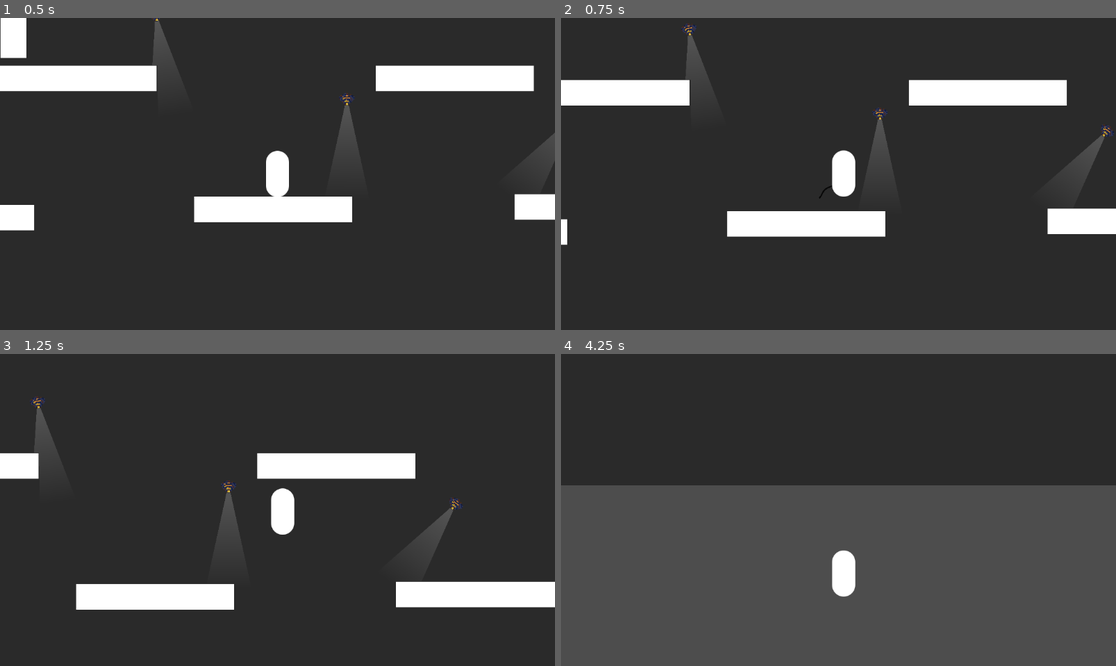
Above: before the commit, frames 1-4 (two rows, left to right).
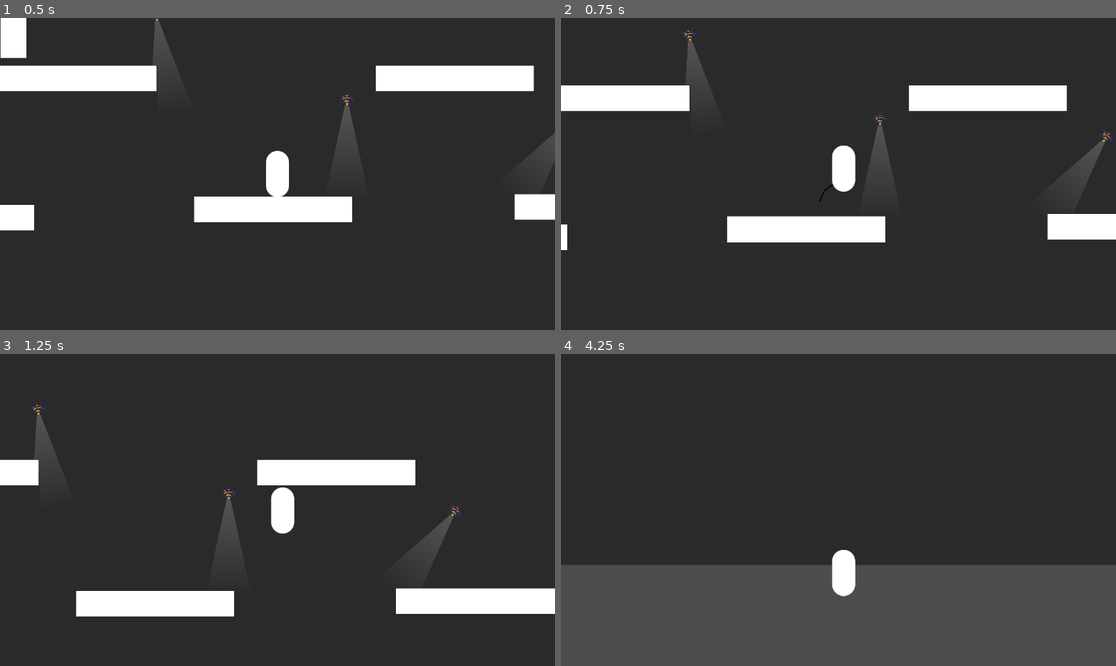
Above: after the commit, the same moments.

Repository: cookiemonsternz/SLIFT-Public
Game: Godot game, scene res://scenes/test.tscn
The game is run twice, just before and just after one commit, with the same random seed, the same clock (stepped at 60 frames per second) and the same inputs.
Inputs (mouse positions are in pixels of both pictures, inside the frame that each line leads up to):
- Up to frame 1 (0.5 s): no input
- Up to frame 2 (0.75 s): tap Enter at 0.5 s; move the mouse to (960, 158) at 0.52 s; hold D (move_right) from 0.53 s (still down); tap Space (jump) at 0.6 s; click (960, 158) at 0.67 s
- Up to frame 3 (1.25 s): keep holding D (move_right); tap Space (jump) at 0.77, 1.07 s
- Up to frame 4 (4.25 s): move the mouse to (727, 525) at 1.27 s; click (727, 525) at 1.35 s; tap Space (jump) at 1.52, 1.55, 1.82, 2.3, 3.02, 3.05, 3.32, 3.6, 3.77, 4.07 s; move the mouse to (894, 441) at 2.02 s; release D (move_right) at 2.03 s; hold A (move_left) 2.03-2.78 s; right-click (894, 441) at 2.1 s; move the mouse to (810, 572) at 2.77 s; hold D (move_right) from 2.78 s (still down); tap T (test_input) at 2.85 s; click (810, 572) at 2.92 s; move the mouse to (1005, 556) at 3.52 s

Frame 1 is identical in both runs. In frame 2, 4.0% of the frame differs, in the area x 0-100%, y 1-75%; in frame 3, 4.9%; in frame 4, 25%, in the area x 0-100%, y 42-78%.

Commit message:
added point light and removed var jump height

Diff:
--- a/assets/tileset.tres
+++ b/assets/tileset.tres
@@ -78,6 +78,8 @@
 3:4/0 = 0
 3:4/0/occlusion_layer_0/polygon = SubResource("OccluderPolygon2D_siasj")
 3:4/0/physics_layer_0/polygon_0/points = PackedVector2Array(-9, -9, 9, -9, 9, 9, -9, 9)
+1:6/0 = 0
+1:6/0/physics_layer_0/polygon_0/points = PackedVector2Array(-9, -9, 9, -9, 9, 9, 5.875, 9, 4, 4.25, 3, -0.5, -1.625, -0.875, -2.25, 2.875, -4.875, 9, -9, 9)
 
 [resource]
 tile_size = Vector2i(18, 18)
--- a/scenes/environment/lights/point_light.tscn
+++ b/scenes/environment/lights/point_light.tscn
@@ -1,23 +1,26 @@
-[gd_scene load_steps=2 format=3 uid="uid://bst608p88irlg"]
+[gd_scene load_steps=4 format=3 uid="uid://cv3nyv1ciigrx"]
 
 [ext_resource type="PackedScene" uid="uid://dbe5l6x8cnnnw" path="res://scenes/environment/lights/light_object.tscn" id="1_yt0in"]
+[ext_resource type="Texture2D" uid="uid://bq6vh3n727wj4" path="res://assets/Images/point_light.png" id="2_fep5o"]
 
-[node name="LightObject" node_paths=PackedStringArray("physics_body", "sprite", "light_occluder", "light", "light_collider", "light_origin") instance=ExtResource("1_yt0in")]
-physics_body = NodePath("StaticBody2D")
-sprite = NodePath("Sprite2D")
-light_occluder = NodePath("LightOccluder2D")
+[sub_resource type="CircleShape2D" id="CircleShape2D_nvn4y"]
+radius = 334.861
+
+[node name="LightObject" node_paths=PackedStringArray("light", "light_collider", "light_origin") instance=ExtResource("1_yt0in")]
 light = NodePath("PointLight2D")
 light_collider = NodePath("Area2D")
 light_origin = NodePath("Marker2D")
 
-[node name="StaticBody2D" type="StaticBody2D" parent="." index="1"]
+[node name="PointLight2D" type="PointLight2D" parent="." index="1"]
+color = Color(0.913725, 0.168627, 0, 1)
+energy = 4.0
+shadow_enabled = true
+texture = ExtResource("2_fep5o")
 
-[node name="Sprite2D" type="Sprite2D" parent="." index="2"]
+[node name="Area2D" type="Area2D" parent="." index="2"]
+collision_mask = 9
 
-[node name="LightOccluder2D" type="LightOccluder2D" parent="." index="3"]
+[node name="CollisionShape2D" type="CollisionShape2D" parent="Area2D" index="0"]
+shape = SubResource("CircleShape2D_nvn4y")
 
-[node name="PointLight2D" type="PointLight2D" parent="." index="4"]
-
-[node name="Area2D" type="Area2D" parent="." index="5"]
-
-[node name="Marker2D" type="Marker2D" parent="." index="6"]
+[node name="Marker2D" type="Marker2D" parent="." index="3"]
--- a/scenes/environment/lights/thick_light.tscn
+++ b/scenes/environment/lights/thick_light.tscn
@@ -12,19 +12,19 @@
 collision_mask = 5
 
 [node name="PointLight2D" type="PointLight2D" parent="." index="1"]
-position = Vector2(0, -524)
+position = Vector2(0, -1023)
 scale = Vector2(3.00586, 1)
 color = Color(0.915403, 0.169096, 0, 1)
 energy = 4.0
 shadow_enabled = true
 texture = ExtResource("2_trl6a")
-offset = Vector2(-3.49319, 524)
+offset = Vector2(0, 511)
 
 [node name="Area2D" type="Area2D" parent="." index="2"]
 collision_mask = 9
 
 [node name="CollisionShape2D" type="CollisionPolygon2D" parent="Area2D" index="0"]
-polygon = PackedVector2Array(54, -523, -70, -523, -783, 500, 738, 496)
+polygon = PackedVector2Array(66, -1023, -66, -1023, -766, 0, 766, 0)
 
 [node name="Marker2D" type="Marker2D" parent="." index="3"]
-position = Vector2(0, -524)
+position = Vector2(0, -1023)
--- a/scripts/characters/player.gd
+++ b/scripts/characters/player.gd
@@ -127,13 +127,13 @@
 		coyote_timer_reset = true
 
 	else:
-		if holding_jump and can_var_jump:
-			velocity.y += gravity_strength * delta  * 0.75
-		else:
-			if Input.is_action_just_released("jump") and can_var_jump:
-				velocity.y = 0
-				can_var_jump = false
-			velocity.y += gravity_strength * delta
+		#if holding_jump and can_var_jump and not is_sliding:
+			#velocity.y += gravity_strength * delta  * 0.75
+		#else:
+			#if Input.is_action_just_released("jump") and can_var_jump and not is_sliding:
+			#	velocity.y = 0
+			#	can_var_jump = false
+		velocity.y += gravity_strength * delta
 
 	#print(velocity)
 
Binary file added: assets/Aseprite/point_light.aseprite
Not shown, added: assets/Aseprite/point_light.aseprite.import
Binary file changed: assets/Aseprite/tilemap.ase
Binary file added: assets/Images/point_light.png
Not shown, added: assets/Images/point_light.png.import
Binary file changed: assets/Images/tilemap.png
Not shown: 1 places in scenes/block2.tscn that only renumber resources
Not shown: 1 places in scenes/characters/player.tscn that only renumber resources
Not shown: 1 places in scenes/environment/lights/thick_light.tscn that only renumber resources
